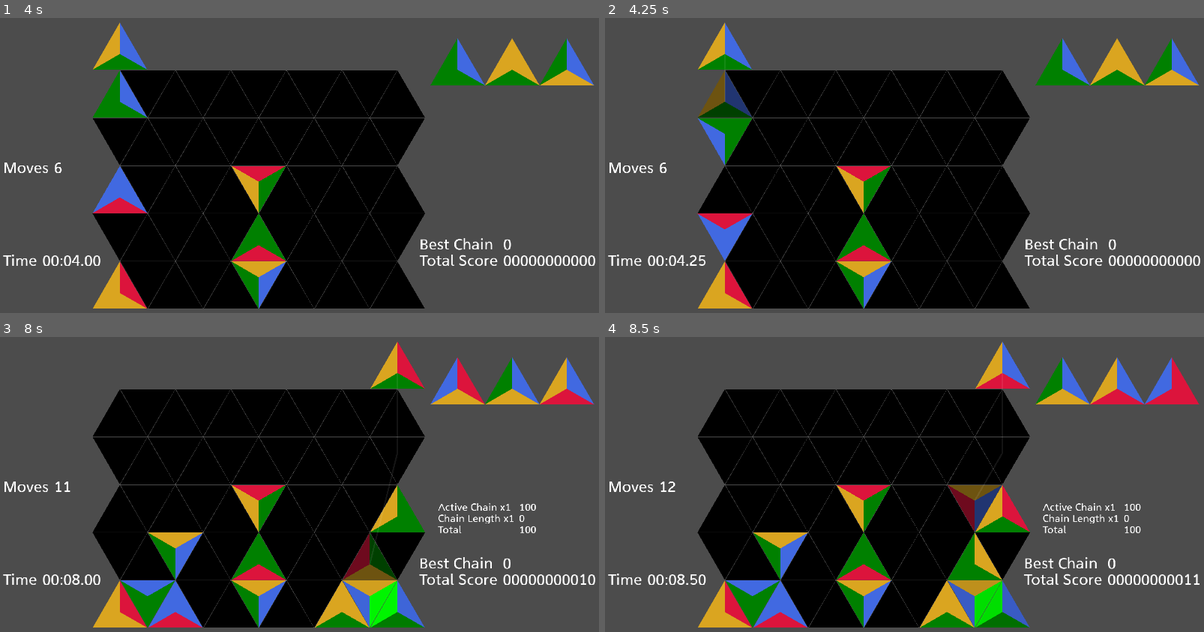
Above: before the commit, frames 1-4 (two rows, left to right).
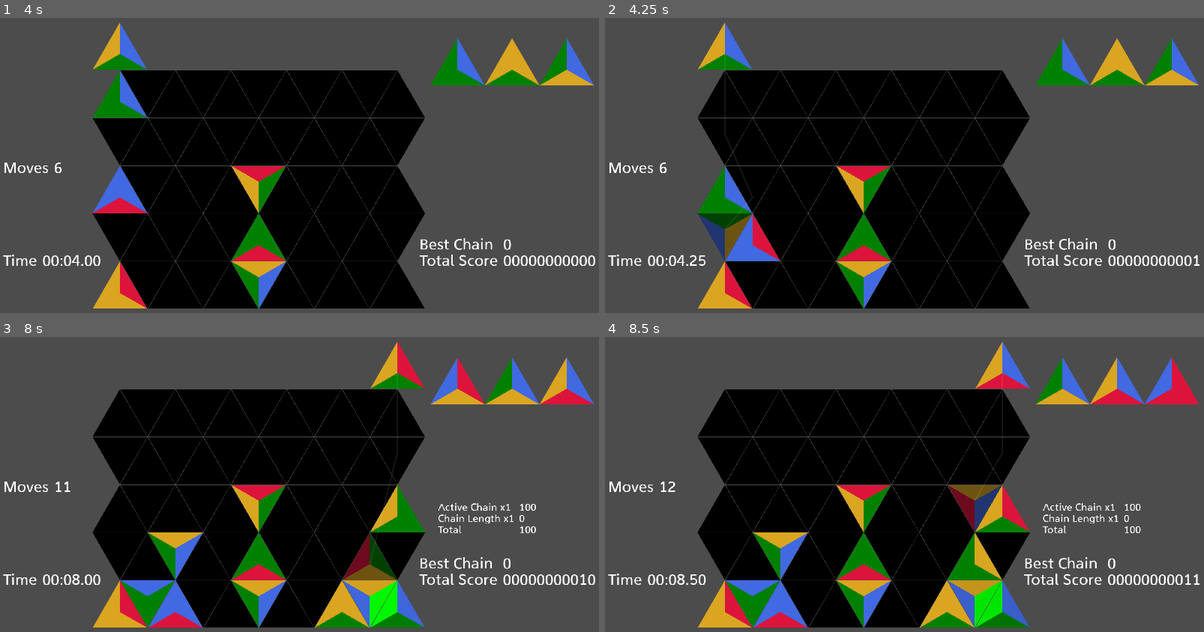
Above: after the commit, the same moments.

Repository: BoatsandJoes/tri-twist
Game: Godot game, scene res://scenes/GameScene.tscn
Same seed, same stepped clock (60 frames per second), same inputs: the game is played once before the commit and once after it. This scene is started directly instead of the project's main scene.
Inputs:
- Up to frame 1 (4 s): tap Enter (ui_accept) at 0.5, 0.77, 1.52, 3.02, 3.77 s; hold Keypad 6 (clockwise) 0.53-1.28 s; hold Up (ui_up) 0.53-2.03 s; tap Keypad 7 (counterclockwise) at 1.35, 2.85 s; hold Keypad 6 (clockwise) 2.03-2.78 s; hold A (left) 2.03-3.53 s; hold Down (ui_down) from 3.53 s (still down); hold Keypad 6 (clockwise) from 3.53 s (still down)
- Up to frame 2 (4.25 s): keep holding Down (ui_down); keep holding Keypad 6 (clockwise)
- Up to frame 3 (8 s): release Down (ui_down) at 4.28 s; release Keypad 6 (clockwise) at 4.28 s; hold D (right) 4.28-5.03 s; tap Keypad 7 (counterclockwise) at 4.35, 5.85, 7.35 s; tap Enter (ui_accept) at 4.52, 6.02, 6.77, 7.52 s; hold Up (ui_up) 5.03-5.78 s; hold Keypad 6 (clockwise) 5.03-5.78 s; hold D (right) from 5.78 s (still down); hold Keypad 6 (clockwise) 6.53-7.28 s
- Up to frame 4 (8.5 s): release D (right) at 8.03 s; hold Down (ui_down) from 8.03 s (still down); hold Keypad 6 (clockwise) from 8.03 s (still down)

Frame 1 is identical in both runs. In frame 2, 4.1% of the frame differs, in the area x 15-100%, y 17-85%; in frame 3, less than 0.1%; in frame 4, less than 0.1%.

Commit message:
Maybe fixed floating pieces bug.

Diff:
--- a/scenes/TriangleCell.gd
+++ b/scenes/TriangleCell.gd
@@ -151,16 +151,17 @@
 		check_for_clear([])
 	# push balancing pieces over
 	if !is_falling():
-		if leftNeighbor != null && !leftNeighbor.is_empty():
-			var neighborsNeighbor = get_parent().get_neighbor(
-				leftNeighbor.rowIndex, leftNeighbor.columnIndex, Direction.LEFT)
-			if neighborsNeighbor != null && neighborsNeighbor.is_empty():
-				leftNeighbor.enter_falling_state(Direction.LEFT)
-		if rightNeighbor != null && !rightNeighbor.is_empty():
-			var neighborsNeighbor = get_parent().get_neighbor(
-				rightNeighbor.rowIndex, rightNeighbor.columnIndex, Direction.RIGHT)
-			if neighborsNeighbor != null && neighborsNeighbor.is_empty():
-				rightNeighbor.enter_falling_state(Direction.RIGHT)
+		if pointFacingUp:
+			if leftNeighbor != null && !leftNeighbor.is_empty():
+				var neighborsNeighbor = get_parent().get_neighbor(
+					leftNeighbor.rowIndex, leftNeighbor.columnIndex, Direction.LEFT)
+				if neighborsNeighbor != null && neighborsNeighbor.is_empty():
+					leftNeighbor.enter_falling_state(Direction.LEFT)
+			if rightNeighbor != null && !rightNeighbor.is_empty():
+				var neighborsNeighbor = get_parent().get_neighbor(
+					rightNeighbor.rowIndex, rightNeighbor.columnIndex, Direction.RIGHT)
+				if neighborsNeighbor != null && neighborsNeighbor.is_empty():
+					rightNeighbor.enter_falling_state(Direction.RIGHT)
 		# While we're here, clear isDroppingFromActive, since we are no longer dropping.
 		isDroppingFromActive = false
 	if !is_marked_for_clear() && !is_falling() && !activeChainMode && droppingFromActive:
@@ -210,7 +211,7 @@
 	return false
 
 func enter_falling_state(tumblingDirection: int):
-	if !is_marked_for_clear() && !is_falling() && !is_empty():
+	if !is_marked_for_clear() && !is_falling():
 		$GravityTimer.start()
 		tumbleDirection = tumblingDirection
 
@@ -566,7 +567,7 @@
 # Called every frame. 'delta' is the elapsed time since the previous frame.
 func _process(delta):
 	if !$ClearTimer.is_stopped():
-		var timeLeftRatio = ($ClearTimer.time_left + 0.1 * ($ClearTimer.wait_time - $ClearTimer.time_left)) / $ClearTimer.wait_time
+		var timeLeftRatio = ($ClearTimer.time_left + 0.3 * ($ClearTimer.wait_time - $ClearTimer.time_left)) / $ClearTimer.wait_time
 		set_modulate(Color(timeLeftRatio, timeLeftRatio, timeLeftRatio))
 
 func _on_ClearTimer_timeout():
@@ -575,23 +576,24 @@
 	clear(Direction.VERTICAL_POINT)
 
 func _on_GravityTimer_timeout():
-	# Check neighbors to figure out where this triangle should go, and if it should go at all
-	var moveInfo = get_next_move_if_this_were_you(Direction.VERTICAL_POINT)
-	var emptyCell = moveInfo[0]
-	var direction = moveInfo[1]
-	if emptyCell != null && emptyCell.is_empty():
-		# save info in temp variables
-		var tempLeftColor = leftColor
-		var tempRightColor = rightColor
-		var tempVerticalColor = verticalColor
-		var tempTumbleDirection = moveInfo[2]
-		# clear self
-		var tempIsDroppingFromActive = isDroppingFromActive
-		clear(Direction.VERTICAL_POINT)
-		# copy to neighbor
-		get_parent().grid[emptyCell.rowIndex][emptyCell.columnIndex].fill_from_neighbor(
-			tempLeftColor, tempRightColor, tempVerticalColor,
-			direction, tempTumbleDirection, tempIsDroppingFromActive)
-	else:
-		# We have come to rest.
-		tumbleDirection = Direction.VERTICAL
+	if !is_empty():
+		# Check neighbors to figure out where this triangle should go, and if it should go at all
+		var moveInfo = get_next_move_if_this_were_you(Direction.VERTICAL_POINT)
+		var emptyCell = moveInfo[0]
+		var direction = moveInfo[1]
+		if emptyCell != null && emptyCell.is_empty():
+			# save info in temp variables
+			var tempLeftColor = leftColor
+			var tempRightColor = rightColor
+			var tempVerticalColor = verticalColor
+			var tempTumbleDirection = moveInfo[2]
+			# clear self
+			var tempIsDroppingFromActive = isDroppingFromActive
+			clear(Direction.VERTICAL_POINT)
+			# copy to neighbor
+			get_parent().grid[emptyCell.rowIndex][emptyCell.columnIndex].fill_from_neighbor(
+				tempLeftColor, tempRightColor, tempVerticalColor,
+				direction, tempTumbleDirection, tempIsDroppingFromActive)
+		else:
+			# We have come to rest.
+			tumbleDirection = Direction.VERTICAL
Not shown, changed: notes/known bugs.txt
